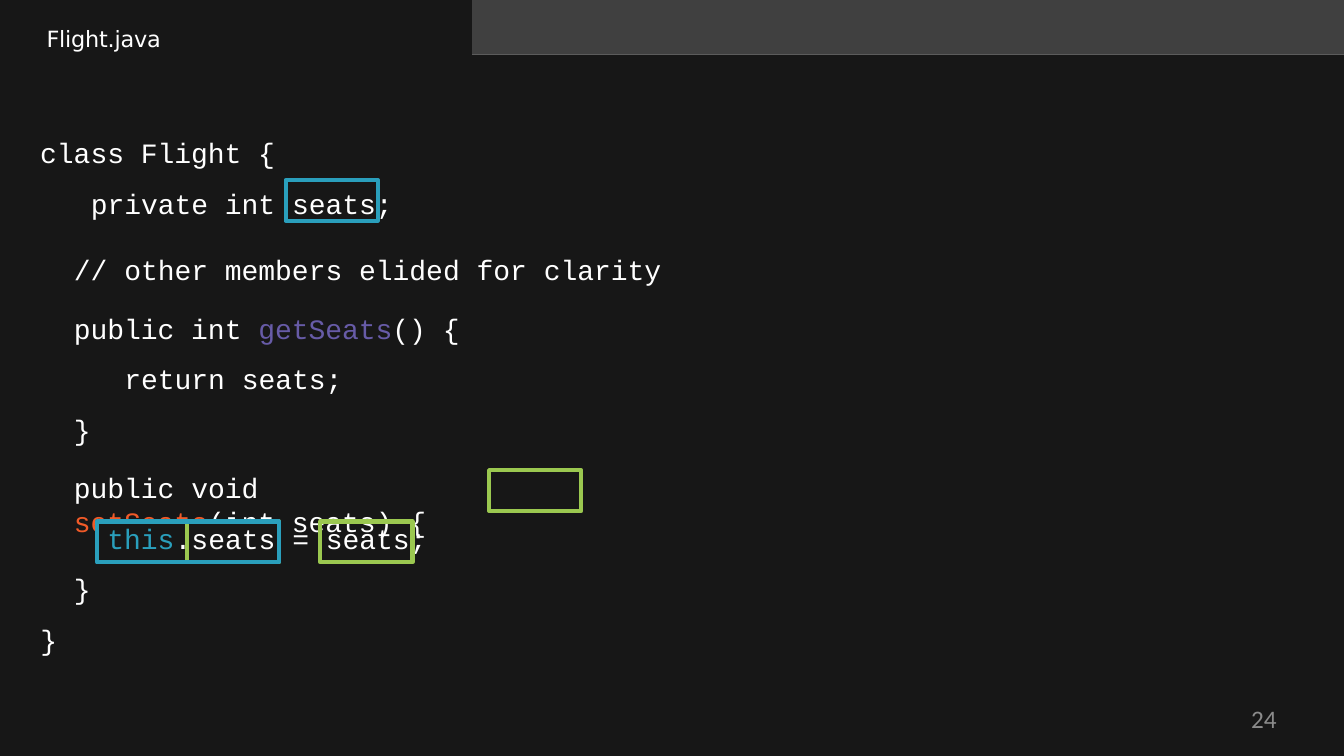
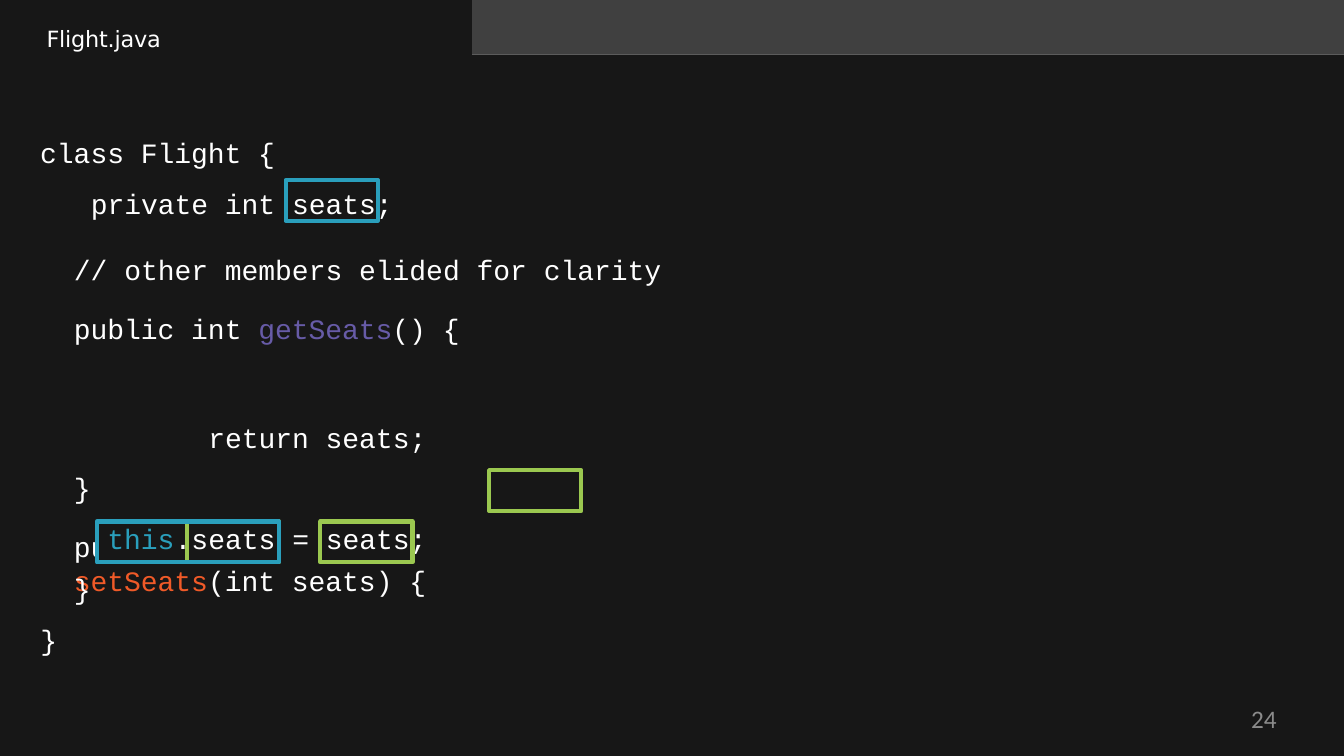
Before and after one commit to StevenJoseph19/JR-31, a slide deck: slide 24 of 1. Core Java 8/Day 3/Slides/2. Understanding Java Classes and Objects/understanding-java-classes-and-objects-slides.pptx. Drawn at 1344x756 pixels with LibreOffice and Linux fonts; fonts in the diff are those of the drawing; grey boxes stand for pictures. Boxes give left, top, right and bottom in pixels: in the first picture for what was removed or moved away, otherwise in the second. Text is boxed around its words. In the diff, an @@ line names an element or a change of style, - is before the commit and + after.

```diff
--- a/1. Core Java 8/Day 3/Slides/2. Understanding Java Classes and Objects/understanding-java-classes-and-objects-slides.pptx
+++ b/1. Core Java 8/Day 3/Slides/2. Understanding Java Classes and Objects/understanding-java-classes-and-objects-slides.pptx
@@ text at (74, 319, 427, 453): text changed @@
-public int getSeats() { return seats;
+public int getSeats() {
+return seats;
```
Also in this commit, not shown: 1 other slide changed, 5 other files.
